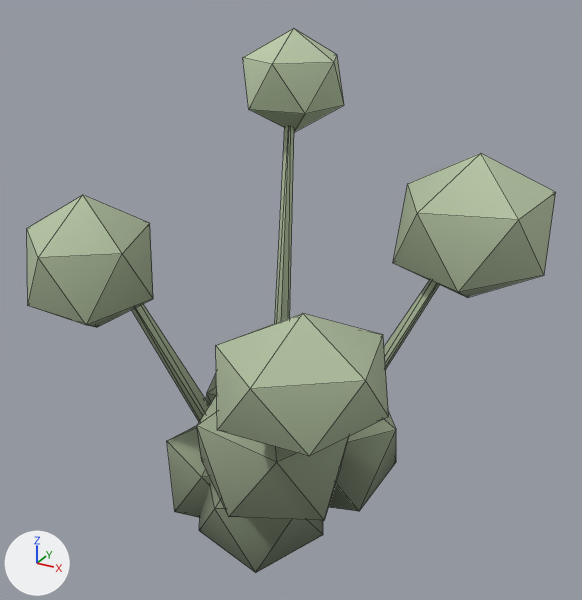
One commit to the glTF model html/assets/models/shrub_irregular.glb: the scene before it, then after it.
Both versions are drawn from a 50 mm lens placed at (0.701, -1.202, 1.15), pointed at (0.038, 0.004, 0.548). Lighting does not change. The marker at lower left points along +X, +Y and +Z. The first picture is the older version. Mesh edges are drawn as thin lines. Vertices at exactly the same position are counted once.

Objects in the first picture: 'bark', 'foliage'.
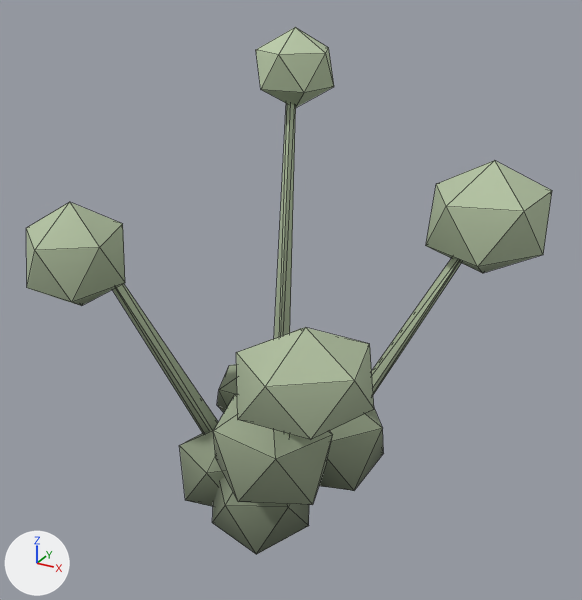
Edits to the scene script, one JSON object a line:
```json
{"block": "me_bark", "where": "# used by ob_bark; location = (0.0, 0.0, 0.0)"}
{"op": "remove", "block": "me_bark", "code": "me_bark.from_pydata(...)  # 37 vertices, 64 faces; spans x -0.246..0.313, y -0.328..0.313, z 0.0..0.899"}
{"op": "add", "block": "me_bark", "code": "me_bark.from_pydata(...)  # 37 vertices, 64 faces; spans x -0.263..0.335, y -0.35..0.334, z 0.0..0.922"}
{"block": "me_bark", "change": "me_bark part 1: 33 of 37 vertices moved; they spanned x -0.246..0.313, y -0.328..0.313, z 0.014..0.899 and now span x -0.263..0.335, y -0.35..0.334, z 0.015..0.922; mean shift (0.002, 0.0, 0.011); largest move (-0.124, 0.298, 0.899) -> (-0.133, 0.319, 0.922)"}
{"block": "me_foliage", "where": "# used by ob_foliage; location = (0.0, 0.0, 0.0)"}
{"op": "remove", "block": "me_foliage", "code": "me_foliage.from_pydata(...)  # 108 vertices, 180 faces; spans x -0.37..0.449, y -0.432..0.393, z 0.049..1.0"}
{"op": "add", "block": "me_foliage", "code": "me_foliage.from_pydata(...)  # 108 vertices, 180 faces; spans x -0.36..0.439, y -0.426..0.39, z 0.089..1.0"}
{"block": "me_foliage", "change": "me_foliage part 2: the loose piece of 12 vertices spanning x -0.092..0.233, y -0.072..0.237, z 0.049..0.371 is scaled about its middle by 0.775, then moved by (0.005, 0.006, 0.006)"}
{"block": "me_foliage", "change": "me_foliage part 3: the loose piece of 12 vertices spanning x 0.168..0.449, y 0.058..0.385, z 0.526..0.81 is scaled about its middle by 0.775, then moved by (0.022, 0.016, 0.018)"}
{"block": "me_foliage", "change": "me_foliage part 4: the loose piece of 12 vertices spanning x -0.181..0.056, y -0.061..0.175, z 0.178..0.379 is scaled about its middle by 0.775, then moved by (-0.004, 0.004, 0.008)"}
{"block": "me_foliage", "change": "me_foliage part 5: the loose piece of 12 vertices spanning x -0.213..-0.012, y 0.185..0.393, z 0.791..1.0 is scaled about its middle by 0.775, then moved by (-0.008, 0.02, 0.023)"}
{"block": "me_foliage", "change": "me_foliage part 6: the loose piece of 12 vertices spanning x -0.166..0.084, y -0.207..0.045, z 0.072..0.33 is scaled about its middle by 0.775, then moved by (-0.003, -0.006, 0.006)"}
{"block": "me_foliage", "change": "me_foliage part 7: the loose piece of 12 vertices spanning x -0.37..-0.131, y -0.335..-0.078, z 0.513..0.763 is scaled about its middle by 0.775, then moved by (-0.018, -0.015, 0.017)"}
{"block": "me_foliage", "change": "me_foliage part 8: the loose piece of 12 vertices spanning x -0.091..0.164, y -0.252..0.037, z 0.055..0.312 is scaled about its middle by 0.775, then moved by (0.003, -0.008, 0.005)"}
{"block": "me_foliage", "change": "me_foliage part 9: the loose piece of 12 vertices spanning x -0.011..0.257, y -0.34..-0.092, z 0.242..0.522 is scaled about its middle by 0.775, then moved by (0.009, -0.015, 0.01)"}
{"block": "me_foliage", "change": "me_foliage part 10: the loose piece of 12 vertices spanning x 0.11..0.345, y -0.432..-0.182, z 0.473..0.687 is scaled about its middle by 0.775, then moved by (0.016, -0.022, 0.015)"}
```

Boxes [x1, y1, x2, y2] around the edits, measured in the pictures (582 x 600 px; the box of a moved part takes in the faces that stretch with it):
```json
{"object": "foliage", "change": "reshaped", "before": [27, 28, 556, 573], "after": [26, 27, 552, 555]}
{"object": "bark", "change": "reshaped", "before": [132, 127, 439, 422], "after": [113, 103, 462, 437], "on screen": "mostly hidden"}
{"part": 2, "of": "me_foliage", "change": "moved or reshaped", "before": [329, 411, 396, 511], "after": [319, 408, 384, 491]}
{"part": 3, "of": "me_foliage", "change": "moved or reshaped", "before": [393, 153, 556, 297], "after": [426, 160, 552, 273]}
{"part": 4, "of": "me_foliage", "change": "moved or reshaped", "before": [206, 374, 217, 405], "after": [217, 364, 237, 413], "on screen": "mostly hidden before"}
{"part": 5, "of": "me_foliage", "change": "moved or reshaped", "before": [243, 28, 344, 132], "after": [256, 27, 334, 107]}
{"part": 6, "of": "me_foliage", "change": "moved or reshaped", "before": [167, 425, 212, 518], "after": [179, 429, 225, 507]}
{"part": 7, "of": "me_foliage", "change": "moved or reshaped", "before": [27, 195, 153, 327], "after": [26, 202, 125, 306]}
{"part": 8, "of": "me_foliage", "change": "moved or reshaped", "before": [199, 483, 323, 573], "after": [212, 477, 309, 555]}
{"part": 9, "of": "me_foliage", "change": "moved or reshaped", "before": [197, 395, 349, 521], "after": [213, 394, 333, 505]}
{"part": 10, "of": "me_foliage", "change": "moved or reshaped", "before": [216, 313, 389, 456], "after": [236, 327, 374, 440]}
```
